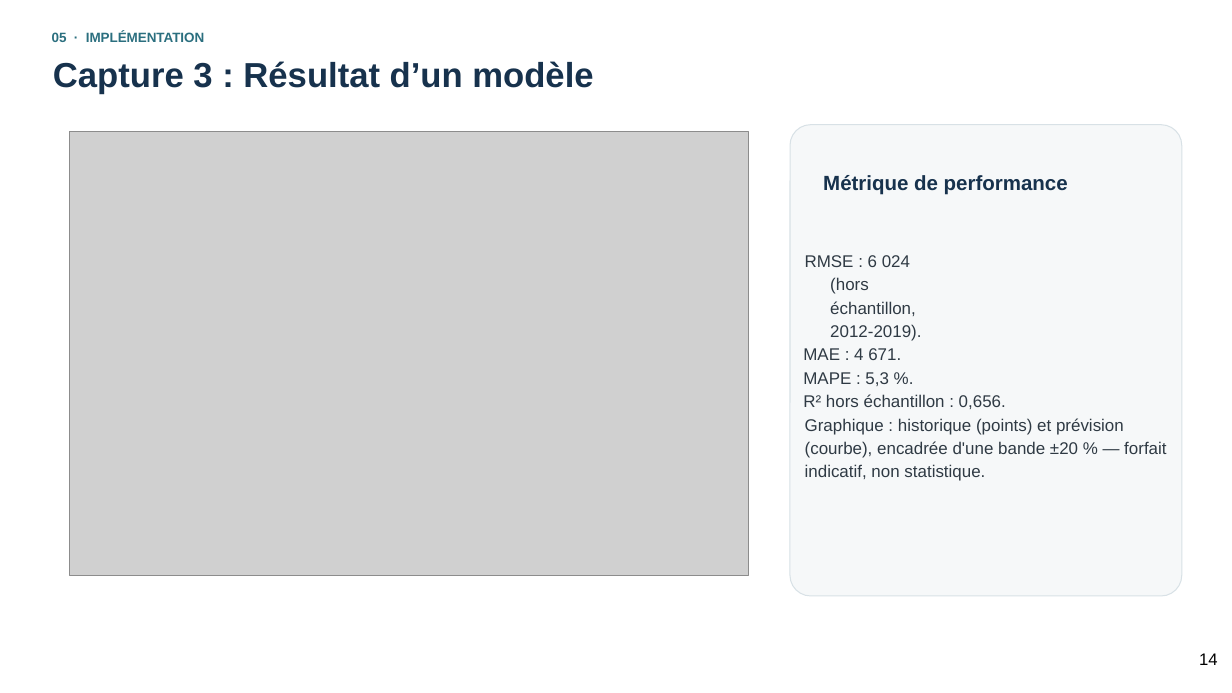
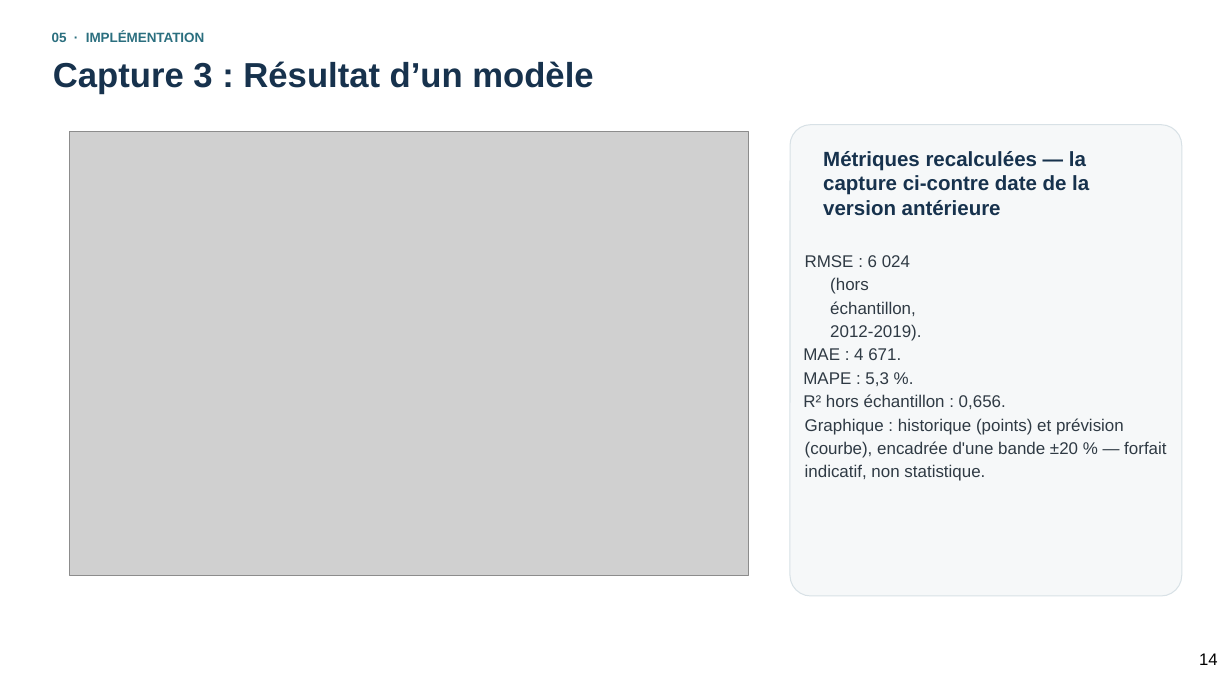
Before and after one commit to ChamaELKHEMSANI/prevision-Montreal, a slide deck: slide 14 of docs/Presentation_methode_Kenza.pptx. Drawn at 1232x693 pixels with LibreOffice and Linux fonts; fonts in the diff are those of the drawing; grey boxes stand for pictures. Boxes give left, top, right and bottom in pixels: in the first picture for what was removed or moved away, otherwise in the second. Text is boxed around its words. In the diff, an @@ line names an element or a change of style, - is before the commit and + after.

```diff
--- a/docs/Presentation_methode_Kenza.pptx
+++ b/docs/Presentation_methode_Kenza.pptx
@@ text at (823, 151, 1089, 216): text changed @@
-Métrique de performance
+Métriques recalculées — la capture ci-contre date de la version antérieure
```
Also in this commit, not shown: 1 other slide changed, 2 other files.
